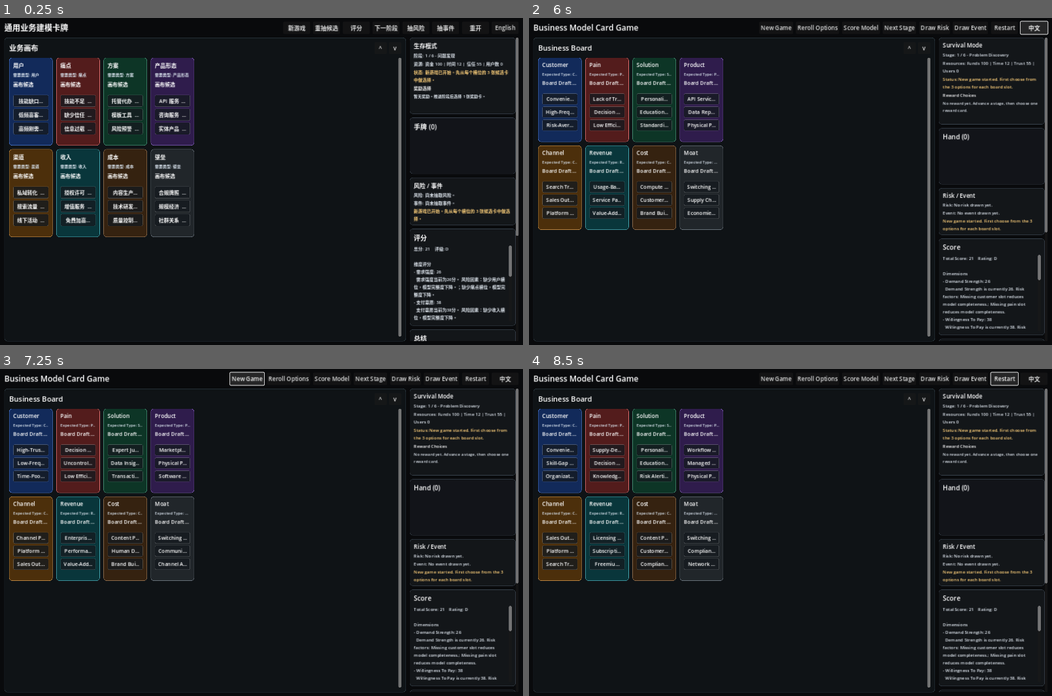
Above: before the commit, frames 1-4 (two rows, left to right).
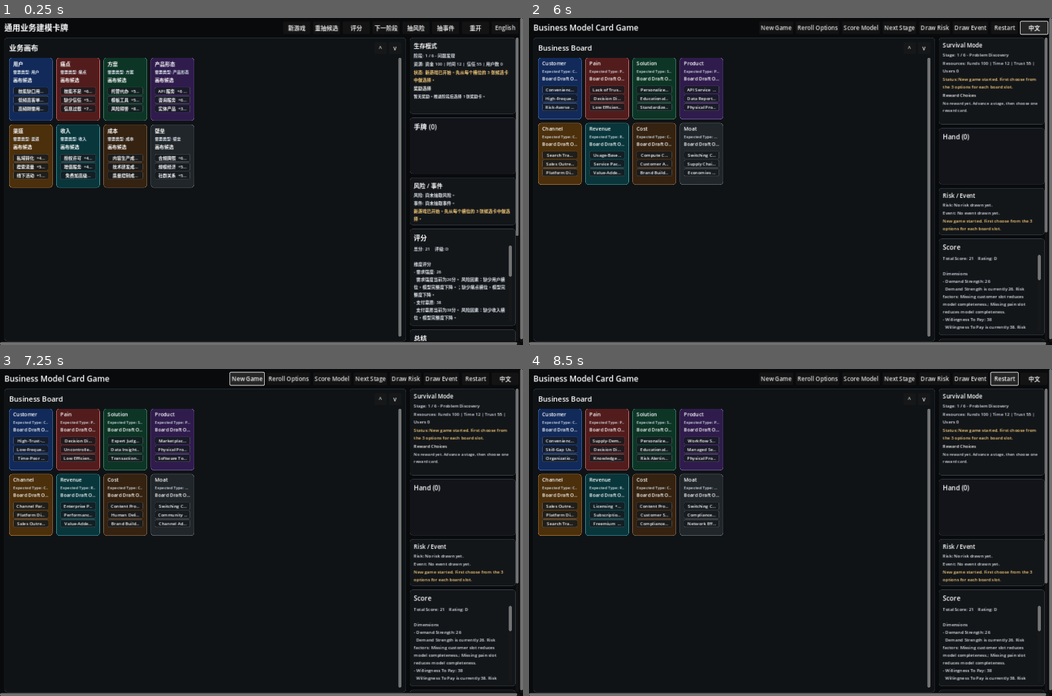
Above: after the commit, the same moments.

Repository: HelloKuoty/poker
Game: Godot game, scene res://scenes/main.tscn
The game is run twice, just before and just after one commit, with the same random seed, the same clock (stepped at 60 frames per second) and the same inputs.
Inputs:
- Up to frame 1 (0.25 s): no input
- Up to frame 2 (6 s): click "新游戏" at 0.5 s; click "重抽候选" at 1.25 s; click "评分" at 2 s; click "下一阶段" at 2.75 s; click "抽风险" at 3.5 s; click "抽事件" at 4.25 s; click "重开" at 5 s; click "English" at 5.75 s
- Up to frame 3 (7.25 s): click "New Game" at 6.5 s
- Up to frame 4 (8.5 s): click "New Game" at 7.25 s; click "Restart" at 8 s

The runs differ from the first frame. In frame 1, 11% of the frame differs, in the area x 0-100%, y 0-100%; in frame 2, 11%; in frame 3, 11%; in frame 4, 11%.

Commit message:
Add top-level scroll fallback for board visibility

Diff:
--- a/scenes/card_slot.tscn
+++ b/scenes/card_slot.tscn
@@ -3,5 +3,5 @@
 [ext_resource type="Script" path="res://scripts/ui/card_slot.gd" id="1_card_slot"]
 
 [node name="CardSlot" type="PanelContainer"]
-custom_minimum_size = Vector2(120, 185)
+custom_minimum_size = Vector2(120, 135)
 script = ExtResource("1_card_slot")
--- a/scripts/ui/card_slot.gd
+++ b/scripts/ui/card_slot.gd
@@ -62,32 +62,32 @@
 		return
 	set_process(true)
 	set_process_input(true)
-	mouse_filter = Control.MOUSE_FILTER_STOP
+	mouse_filter = Control.MOUSE_FILTER_PASS
 	var margin := MarginContainer.new()
 	margin.mouse_filter = Control.MOUSE_FILTER_PASS
 	margin.size_flags_horizontal = Control.SIZE_EXPAND_FILL
 	margin.add_theme_constant_override("margin_left", 10)
 	margin.add_theme_constant_override("margin_right", 10)
-	margin.add_theme_constant_override("margin_top", 8)
-	margin.add_theme_constant_override("margin_bottom", 8)
+	margin.add_theme_constant_override("margin_top", 4)
+	margin.add_theme_constant_override("margin_bottom", 4)
 	add_child(margin)
 
 	content = VBoxContainer.new()
 	content.mouse_filter = Control.MOUSE_FILTER_PASS
 	content.size_flags_horizontal = Control.SIZE_EXPAND_FILL
-	content.add_theme_constant_override("separation", 5)
+	content.add_theme_constant_override("separation", 2)
 	margin.add_child(content)
 
-	title_label = _make_label(15, true)
+	title_label = _make_label(14, true)
 	expected_label = _make_label(11, false)
-	name_label = _make_label(14, true)
+	name_label = _make_label(13, true)
 	desc_label = _make_label(12, false)
 	desc_label.autowrap_mode = TextServer.AUTOWRAP_WORD_SMART
 	tags_label = _make_label(11, false)
 	tags_label.autowrap_mode = TextServer.AUTOWRAP_WORD_SMART
 	option_container = VBoxContainer.new()
 	option_container.mouse_filter = Control.MOUSE_FILTER_PASS
-	option_container.add_theme_constant_override("separation", 4)
+	option_container.add_theme_constant_override("separation", 2)
 	feedback_label = _make_label(11, false)
 	feedback_label.add_theme_color_override("font_color", Color(1.0, 0.75, 0.55))
 
@@ -108,7 +108,7 @@
 	_clear_options()
 	if card_data.is_empty():
 		name_label.text = localization.get_ui_text("draft_options") if not draft_options.is_empty() else localization.get_ui_text("empty_slot")
-		desc_label.text = localization.get_ui_text("draft_hint") if not draft_options.is_empty() else ""
+		desc_label.text = ""
 		tags_label.text = ""
 		_render_draft_options()
 	else:
@@ -123,9 +123,9 @@
 	for option in draft_options:
 		var option_row := PanelContainer.new()
 		option_row.tooltip_text = localization.get_text(option.get("description", {}))
-		option_row.custom_minimum_size = Vector2(0, 30)
+		option_row.custom_minimum_size = Vector2(0, 21)
 		option_row.size_flags_horizontal = Control.SIZE_EXPAND_FILL
-		option_row.mouse_filter = Control.MOUSE_FILTER_STOP
+		option_row.mouse_filter = Control.MOUSE_FILTER_PASS
 		option_row.add_theme_stylebox_override("panel", _make_option_style())
 		option_row.gui_input.connect(_on_option_gui_input.bind(str(option.get("id", ""))))
 
@@ -134,11 +134,11 @@
 		margin.size_flags_horizontal = Control.SIZE_EXPAND_FILL
 		margin.add_theme_constant_override("margin_left", 8)
 		margin.add_theme_constant_override("margin_right", 8)
-		margin.add_theme_constant_override("margin_top", 4)
-		margin.add_theme_constant_override("margin_bottom", 4)
+		margin.add_theme_constant_override("margin_top", 1)
+		margin.add_theme_constant_override("margin_bottom", 1)
 		option_row.add_child(margin)
 
-		var label := _make_label(14, true)
+		var label := _make_label(12, true)
 		label.text = "%s  %s" % [localization.get_text(option.get("name", {})), _effects_summary(option)]
 		label.horizontal_alignment = HORIZONTAL_ALIGNMENT_CENTER
 		label.mouse_filter = Control.MOUSE_FILTER_IGNORE
--- a/scripts/ui/main_controller.gd
+++ b/scripts/ui/main_controller.gd
@@ -12,6 +12,8 @@
 var game_state: GameState
 var type_colors := {}
 
+var main_scroll: ScrollContainer
+var main_margin: MarginContainer
 var title_label: Label
 var new_game_button: Button
 var draw_card_button: Button
@@ -40,6 +42,7 @@
 
 
 func _ready() -> void:
+	set_process(true)
 	set_process_input(true)
 	localization = LocalizationManager.new()
 	game_state = GameState.new()
@@ -50,6 +53,11 @@
 	game_state.new_game()
 
 
+func _process(_delta: float) -> void:
+	if main_margin != null:
+		main_margin.custom_minimum_size = size
+
+
 func _input(event: InputEvent) -> void:
 	if board_view == null:
 		return
@@ -66,19 +74,24 @@
 	background.set_anchors_preset(Control.PRESET_FULL_RECT)
 	add_child(background)
 
-	var margin := MarginContainer.new()
-	margin.set_anchors_preset(Control.PRESET_FULL_RECT)
-	margin.add_theme_constant_override("margin_left", 12)
-	margin.add_theme_constant_override("margin_right", 12)
-	margin.add_theme_constant_override("margin_top", 10)
-	margin.add_theme_constant_override("margin_bottom", 10)
-	add_child(margin)
+	main_scroll = ScrollContainer.new()
+	main_scroll.set_anchors_preset(Control.PRESET_FULL_RECT)
+	main_scroll.horizontal_scroll_mode = ScrollContainer.SCROLL_MODE_SHOW_ALWAYS
+	main_scroll.vertical_scroll_mode = ScrollContainer.SCROLL_MODE_SHOW_ALWAYS
+	add_child(main_scroll)
+
+	main_margin = MarginContainer.new()
+	main_margin.add_theme_constant_override("margin_left", 12)
+	main_margin.add_theme_constant_override("margin_right", 12)
+	main_margin.add_theme_constant_override("margin_top", 10)
+	main_margin.add_theme_constant_override("margin_bottom", 10)
+	main_scroll.add_child(main_margin)
 
 	var root := VBoxContainer.new()
 	root.add_theme_constant_override("separation", 10)
 	root.size_flags_horizontal = Control.SIZE_EXPAND_FILL
 	root.size_flags_vertical = Control.SIZE_EXPAND_FILL
-	margin.add_child(root)
+	main_margin.add_child(root)
 
 	root.add_child(_build_top_bar())
 
--- a/tools/board_scroll_test.gd
+++ b/tools/board_scroll_test.gd
@@ -13,8 +13,8 @@
 	root.size = Vector2i(900, 700)
 	var loc: LocalizationManager = LocalizationManager.new()
 	var board: BoardView = BoardView.new()
-	board.custom_minimum_size = Vector2(760, 360)
-	board.size = Vector2(760, 360)
+	board.custom_minimum_size = Vector2(760, 300)
+	board.size = Vector2(760, 300)
 	root.add_child(board)
 	board.setup(loc)
 	board.render({}, _draft_options(), "", loc, _type_colors())
--- a/tools/main_layout_test.gd
+++ b/tools/main_layout_test.gd
@@ -15,6 +15,9 @@
 		Vector2i(1024, 768),
 		Vector2i(960, 700),
 		Vector2i(900, 700),
+		Vector2i(800, 600),
+		Vector2i(720, 540),
+		Vector2i(640, 480),
 	]
 	for viewport_size in sizes:
 		await _check_layout(viewport_size)
@@ -36,6 +39,7 @@
 	var board = main.board_view
 	var body: HBoxContainer = board.get_parent()
 	var root_container: VBoxContainer = body.get_parent()
+	var main_scroll: ScrollContainer = main.main_scroll
 	var grid: GridContainer = board.grid
 	var scroll: ScrollContainer = board.scroll
 	var frame_rect: Rect2 = frame.get_global_rect()
@@ -62,7 +66,7 @@
 		_max_vertical_scroll(scroll),
 	])
 
-	if board_rect.position.y + board_rect.size.y > frame_rect.position.y + frame_rect.size.y:
+	if board_rect.position.y + board_rect.size.y > frame_rect.position.y + frame_rect.size.y and _max_vertical_scroll(main_scroll) <= 0:
 		_fail("Business board overflows the %s viewport. board_bottom=%.1f viewport_bottom=%.1f" % [
 			str(viewport_size),
 			board_rect.position.y + board_rect.size.y,
@@ -70,7 +74,7 @@
 		])
 		return
 
-	if board_rect.position.x + board_rect.size.x > frame_rect.position.x + frame_rect.size.x:
+	if board_rect.position.x + board_rect.size.x > frame_rect.position.x + frame_rect.size.x and _max_horizontal_scroll(main_scroll) <= 0:
 		_fail("Business board overflows the %s viewport horizontally. board_right=%.1f viewport_right=%.1f" % [
 			str(viewport_size),
 			board_rect.position.x + board_rect.size.x,
@@ -81,7 +85,7 @@
 	for child in body.get_children():
 		if child is Control:
 			var child_rect: Rect2 = (child as Control).get_global_rect()
-			if child_rect.position.x + child_rect.size.x > frame_rect.position.x + frame_rect.size.x:
+			if child_rect.position.x + child_rect.size.x > frame_rect.position.x + frame_rect.size.x and _max_horizontal_scroll(main_scroll) <= 0:
 				_fail("Main body child overflows horizontally at %s. child=%s right=%.1f viewport_right=%.1f" % [
 					str(viewport_size),
 					child.name,
@@ -93,7 +97,7 @@
 	for child in root_container.get_children():
 		if child is Control:
 			var child_rect: Rect2 = (child as Control).get_global_rect()
-			if child_rect.position.x + child_rect.size.x > frame_rect.position.x + frame_rect.size.x:
+			if child_rect.position.x + child_rect.size.x > frame_rect.position.x + frame_rect.size.x and _max_horizontal_scroll(main_scroll) <= 0:
 				_fail("Root child overflows horizontally at %s. child=%s right=%.1f viewport_right=%.1f" % [
 					str(viewport_size),
 					child.name,
@@ -101,6 +105,24 @@
 					frame_rect.position.x + frame_rect.size.x,
 				])
 				return
+
+	if _max_horizontal_scroll(main_scroll) > 0:
+		main_scroll.scroll_horizontal = _max_horizontal_scroll(main_scroll)
+		await process_frame
+		if main_scroll.scroll_horizontal <= 0:
+			_fail("Main horizontal overflow exists at %s but top-level horizontal scrolling does not move." % str(viewport_size))
+			return
+		main_scroll.scroll_horizontal = 0
+		await process_frame
+
+	if _max_vertical_scroll(main_scroll) > 0:
+		main_scroll.scroll_vertical = _max_vertical_scroll(main_scroll)
+		await process_frame
+		if main_scroll.scroll_vertical <= 0:
+			_fail("Main vertical overflow exists at %s but top-level vertical scrolling does not move." % str(viewport_size))
+			return
+		main_scroll.scroll_vertical = 0
+		await process_frame
 
 	if visible_count < 8 and _max_vertical_scroll(scroll) <= 0:
 		_fail("Expected all slots visible or scrollable at %s, but visible=%d scroll_max=0." % [str(viewport_size), visible_count])
@@ -164,6 +186,13 @@
 	return max(0, int(ceil(bar.max_value - bar.page)))
 
 
+func _max_horizontal_scroll(scroll: ScrollContainer) -> int:
+	var bar := scroll.get_h_scroll_bar()
+	if bar == null:
+		return 0
+	return max(0, int(ceil(bar.max_value - bar.page)))
+
+
 func _fail(message: String) -> void:
 	push_error("MAIN_LAYOUT_TEST_FAILED: " + message)
 	quit(1)
Not shown, changed: ITERATION_LOG.md
Not shown, changed: TEST_PLAN.md
Not shown, changed: TODO.md
